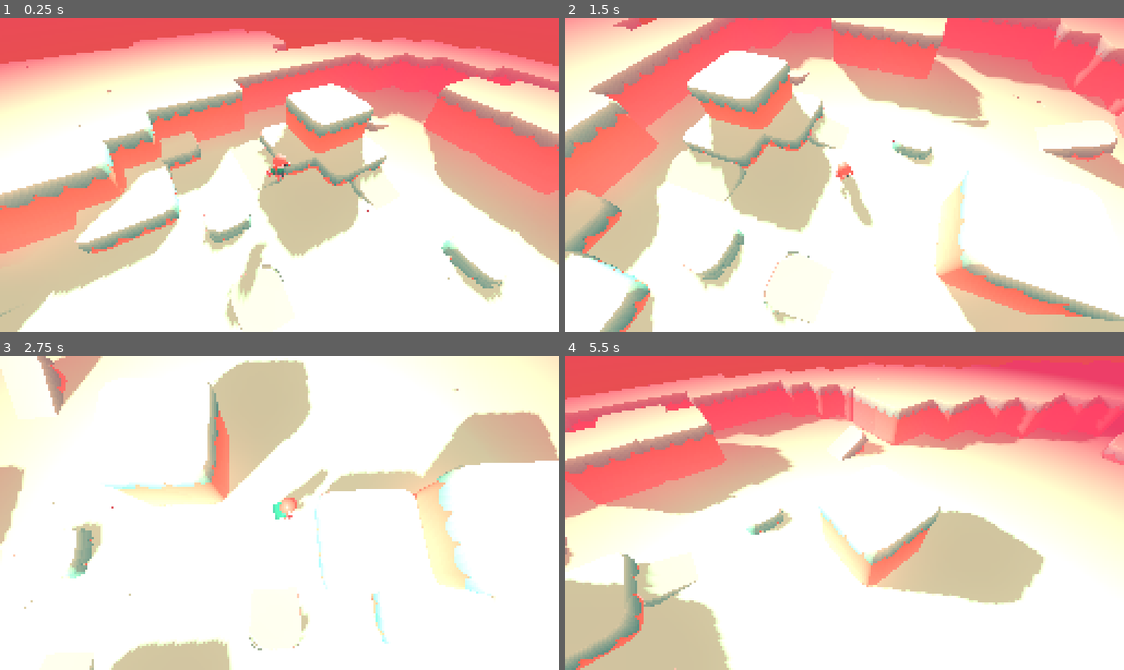
Above: before the commit, frames 1-4 (two rows, left to right).
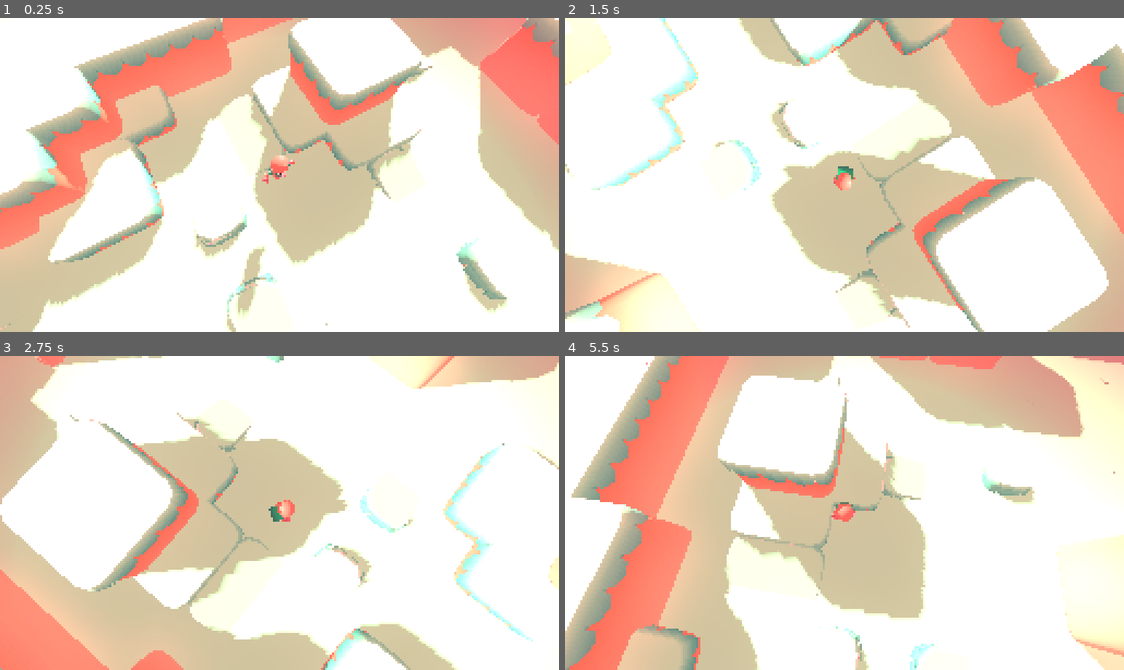
Above: after the commit, the same moments.

Repository: wickworks/jellyfishquarium
Game: Godot game, scene res://main3d.tscn
The game is run twice, just before and just after one commit, with the same random seed, the same clock (stepped at 60 frames per second) and the same inputs.
Inputs (mouse positions are in pixels of both pictures, inside the frame that each line leads up to):
- Up to frame 1 (0.25 s): no input
- Up to frame 2 (1.5 s): tap Enter (ui_accept) at 0.5 s; move the mouse to (967, 159) at 0.52 s; hold D (Move right) 0.53-1.28 s; click (967, 159) at 0.6 s; tap Space (Jump) at 0.77 s; move the mouse to (732, 190) at 1.27 s; hold S (Move down) from 1.28 s (still down); right-click (732, 190) at 1.35 s
- Up to frame 3 (2.75 s): tap Space (Jump) at 1.52 s; move the mouse to (335, 443) at 2.02 s; release S (Move down) at 2.03 s; hold D (Move right) from 2.03 s (still down); click (335, 443) at 2.1 s
- Up to frame 4 (5.5 s): move the mouse to (816, 575) at 2.77 s; release D (Move right) at 2.78 s; hold W (Move up) 2.78-3.53 s; right-click (816, 575) at 2.85 s; tap Space (Jump) at 3.02, 3.77, 4.52 s; move the mouse to (1012, 560) at 3.52 s; hold A (Move left) 3.53-5.03 s; click (1012, 560) at 3.6 s; move the mouse to (676, 465) at 4.27 s; right-click (676, 465) at 4.35 s; move the mouse to (872, 513) at 5.02 s; hold S (Move down) from 5.03 s (still down); click (872, 513) at 5.1 s

The runs differ from the first frame. In frame 1, 57% of the frame differs, in the area x 0-100%, y 0-100%; in frame 2, 68%; in frame 3, 46%; in frame 4, 72%.

Commit message:
somewhat janky camera change points

Diff:
--- a/entity/player_3d.gd
+++ b/entity/player_3d.gd
@@ -103,7 +103,20 @@
 	if direction.length() > 0:
 		$Rogue.look_at(global_position - direction)
 
+	move_and_slide()
 
+	# UPDATE CAMERA
+	const SNAP_WEIGHT:float = 4
+	const MIN_OFFSET:float = 8
+	const ANCHOR_SPACING:float = 30
+	var cam_pos:Vector3 = %Camera.global_position
+	var player_pos:Vector3 = global_position + Vector3(MIN_OFFSET, 0, MIN_OFFSET)
+	var closest_point := Vector3(
+		floor(player_pos.x / ANCHOR_SPACING) * ANCHOR_SPACING,
+		cam_pos.y,
+		floor(player_pos.z / ANCHOR_SPACING) * ANCHOR_SPACING
+	)
+	%Camera.global_position = cam_pos.lerp(closest_point, SNAP_WEIGHT * delta)
+
+	#if cam_pos.distance_to(closest_point) > 5:
 	%Camera.look_at($Rogue.global_position)
-
-	move_and_slide()
